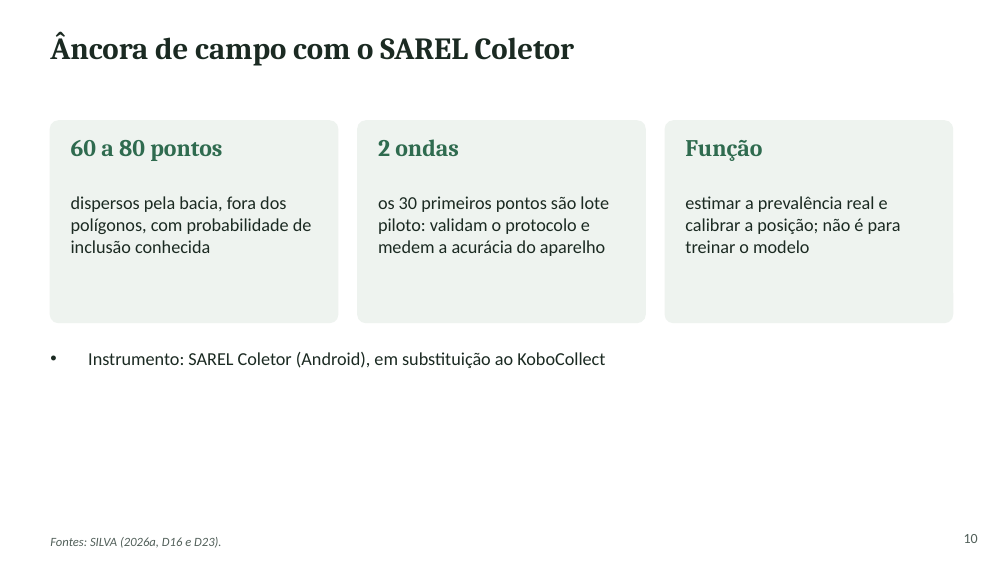
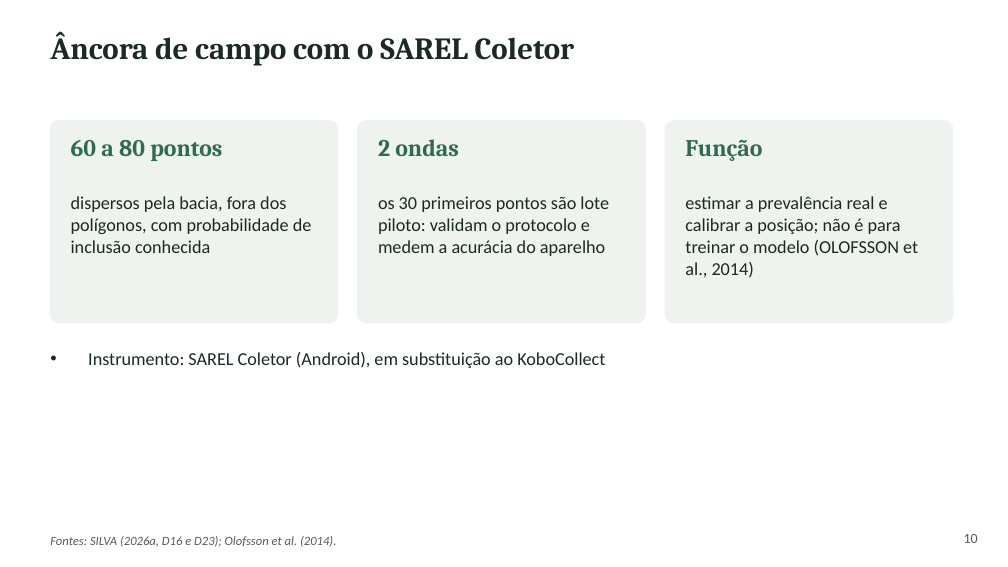
Before and after one commit to RedZardoz/localizador-erosao-v02, a slide deck: slide 11 of docs/Apresentacao_SAREL_Enxuta_3_referencias_ABNT.pptx. Drawn at 1008x567 pixels with LibreOffice and Linux fonts; fonts in the diff are those of the drawing. Boxes give left, top, right and bottom in pixels: in the first picture for what was removed or moved away, otherwise in the second. Text is boxed around its words. In the diff, an @@ line names an element or a change of style, - is before the commit and + after.

```diff
--- a/docs/Apresentacao_SAREL_Enxuta_3_referencias_ABNT.pptx
+++ b/docs/Apresentacao_SAREL_Enxuta_3_referencias_ABNT.pptx
@@ text at bbox=[685, 196, 918, 277]: text changed @@
-estimar a prevalência real e calibrar a posição; não é para treinar o modelo
+estimar a prevalência real e calibrar a posição; não é para treinar o modelo (OLOFSSON et al., 2014)
@@ text at bbox=[50, 536, 336, 547]: text changed @@
-Fontes: SILVA (2026a, D16 e D23).
+Fontes: SILVA (2026a, D16 e D23); Olofsson et al. (2014).
```
Also in this commit, not shown: 10 other slides changed.
